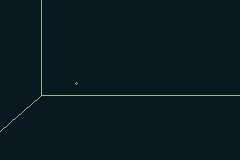
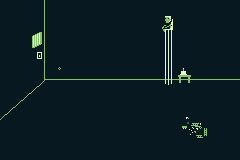
Two versions of the same layered image (240×160). Layer-by-layer changes:
added layer "light swtivh" above "dream door" over [37, 52, 42, 59]
renamed "Layer 3" to "window", showed it, painted on it over [32, 16, 42, 48]
added layer "sprties" (1st of 2) above "그룹 2" over [162, 16, 207, 138]
renamed "레이어 9" to "wall margin", painted on it over [0, 0, 240, 132]
showed "레이어 11", moved it above "sprties", painted on it over [0, 0, 240, 138]
renamed "Group 2" to "sprties", showed the group it (9 layers), moved it into group "그룹 2" over [120, 16, 237, 138]
added layer "mom" in group "sprties" over [162, 16, 171, 32]
added layer "Layer 23" in group "sprties" over [182, 123, 207, 138]
renamed "mom" to "tiny harold", moved it above "tiny door", painted on it over [162, 32, 191, 124]
showed "chair", painted on it over [164, 19, 173, 96]
added layer "Layer 17" in group "그룹 2" over [45, 16, 240, 80]
showed "레이어 13", moved it above "Layer 14", painted on it over [0, 0, 240, 138]
